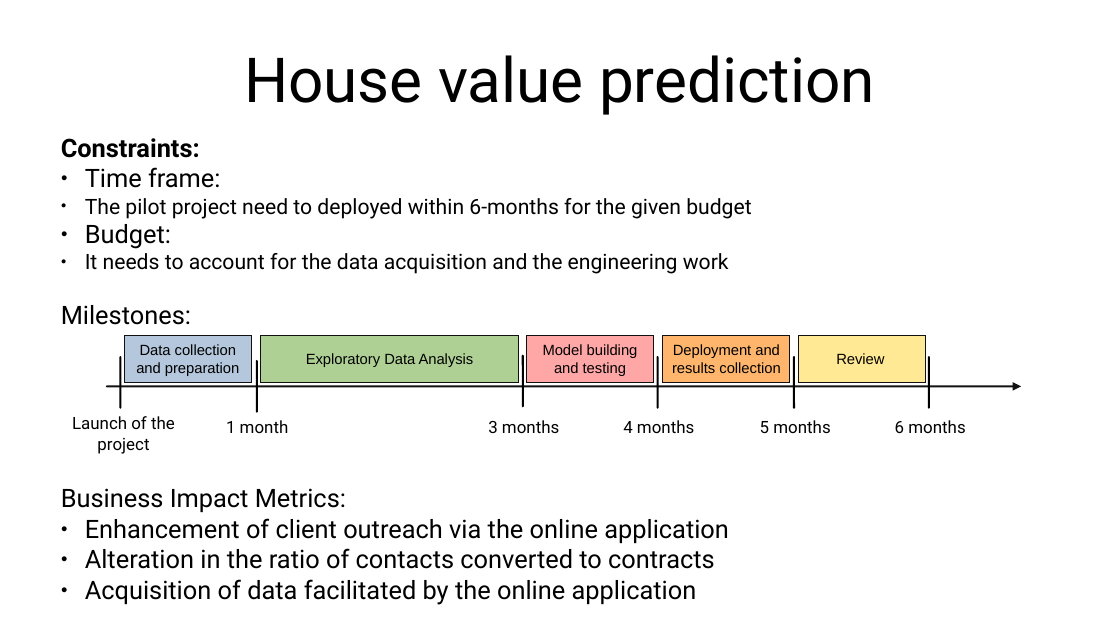
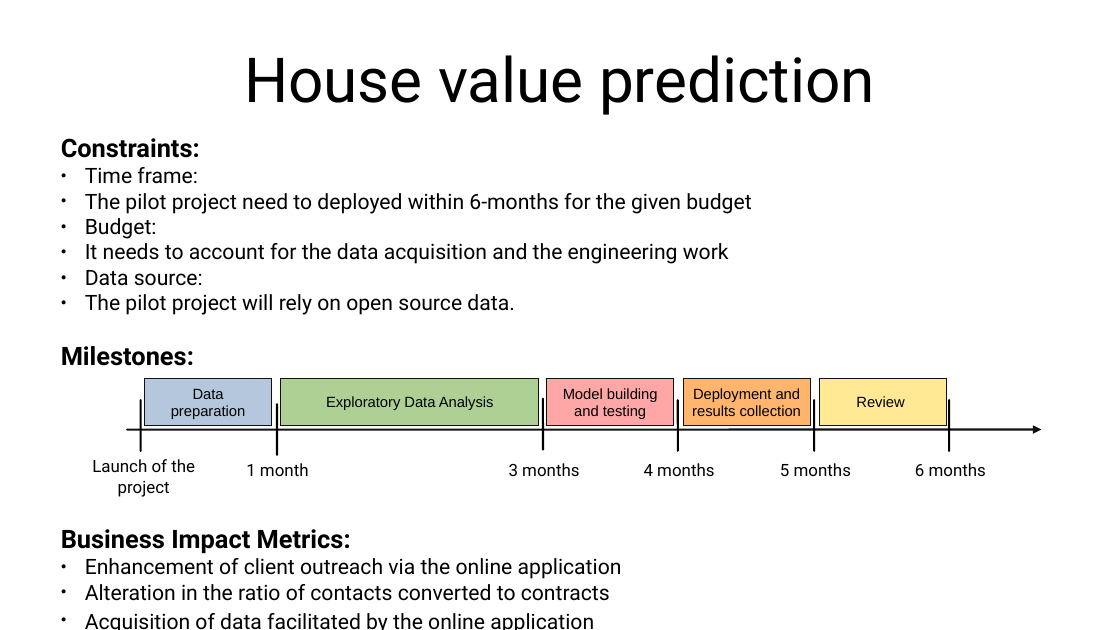
Before and after one commit to abourang/Zillow, a slide deck: slide 5 of presentation/Presentation.odp (slide 4 before the commit). Drawn at 1120x630 pixels with LibreOffice and Linux fonts; fonts in the diff are those of the drawing. Boxes give left, top, right and bottom in pixels: in the first picture for what was removed or moved away, otherwise in the second. Text is boxed around its words. In the diff, an @@ line names an element or a change of style, - is before the commit and + after.

```diff
--- a/presentation/Presentation.odp
+++ b/presentation/Presentation.odp
@@ text at (61, 167, 622, 630): size 18 to 15 pt in "Time frame:", "Budget:", "Enhancement of client outreach via the online ...", "Alteration in the ratio of contacts converted ..." and 1 more places; bold on in "Milestones:", "Business Impact Metrics:" @@
@@ text at (85, 270, 514, 315): paragraphs added @@
+● Data source:
+● The pilot project will rely on open source data.
@@ 6 texts, 5 rectangles, 5 lines, 1 arrow: place and size @@
-6 texts, 5 rectangles, 5 lines, 1 arrow at (72, 335, 1021, 454)
+6 texts, 5 rectangles, 5 lines, 1 arrow at (92, 379, 1042, 497)
@@ text in rectangle at (171, 389, 245, 419): text changed @@
-Data collection and preparation
+Data preparation
@@ line moved from (523, 356) - (523, 407) to (543, 398) - (543, 449) @@
```
Also in this commit, not shown: 5 other slides changed, 1 slide added, 3 other files.
